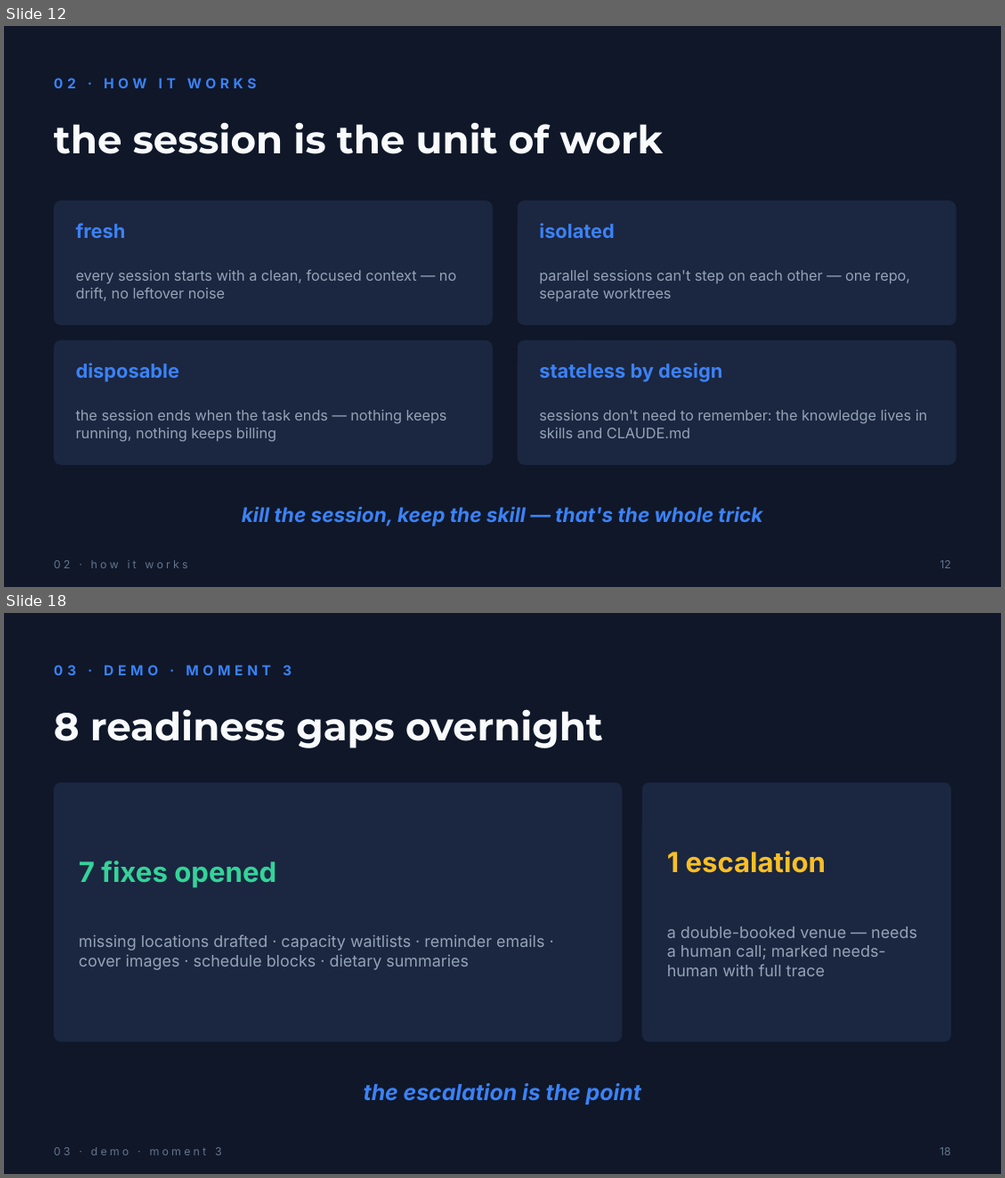
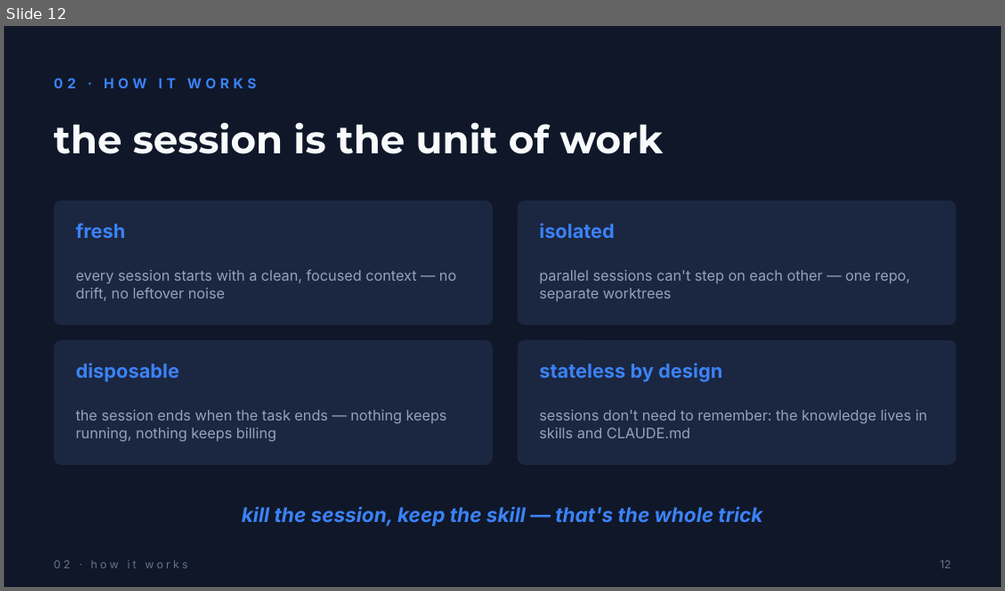
Before and after one commit to Bmbsolution/genai-demo, a slide deck: orchestrer-intelligence-gatherly.pptx. Shown one above the other, each under a label of ours: slides 12 and 18 before the commit, slide 12 after it; the slides between them are not shown. The pictures are 1005x1178 and 1005x591 pixels, drawn with LibreOffice and Linux fonts; fonts in the diff are those of the drawing. Boxes give left, top, right and bottom in pixels: in the first picture for what was removed or moved away, otherwise in the second. Text is boxed around its words. In the diff, an @@ line names an element or a change of style, - is before the commit and + after.

```diff
--- a/orchestrer-intelligence-gatherly.pptx
+++ b/orchestrer-intelligence-gatherly.pptx
@@ slide 18 removed at [4, 613, 1001, 1174], background #0F1729 @@
@@ text removed at [54, 665, 291, 675] @@
-03 · DEMO · MOMENT 3
@@ text removed at [54, 709, 603, 748] @@
-8 readiness gaps overnight
@@ rounded rectangle removed at [54, 782, 622, 1042] @@
@@ rounded rectangle removed at [642, 782, 951, 1042] @@
@@ text removed at [667, 851, 917, 976] @@
-1 escalation
-a double-booked venue — needs a human call; marked needs-human with full trace
@@ text removed at [79, 860, 544, 970] @@
-7 fixes opened
-missing locations drafted · capacity waitlists · reminder emails · cover images · schedule blocks · dietary summaries
@@ text removed at [364, 1083, 641, 1104] @@
-the escalation is the point
@@ text removed at [54, 1147, 222, 1155] @@
-03 · demo · moment 3
@@ text removed at [939, 1147, 951, 1155] @@
-18
```
Also in this commit, not shown: 12 slides changed, 1 other slide removed, 1 other file.
